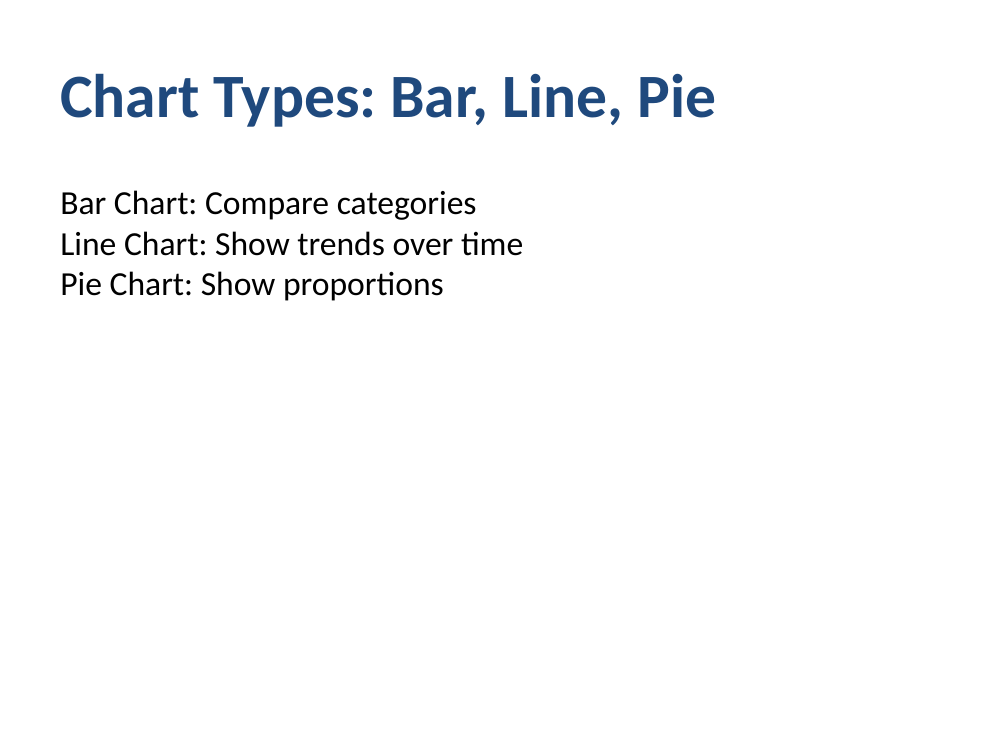
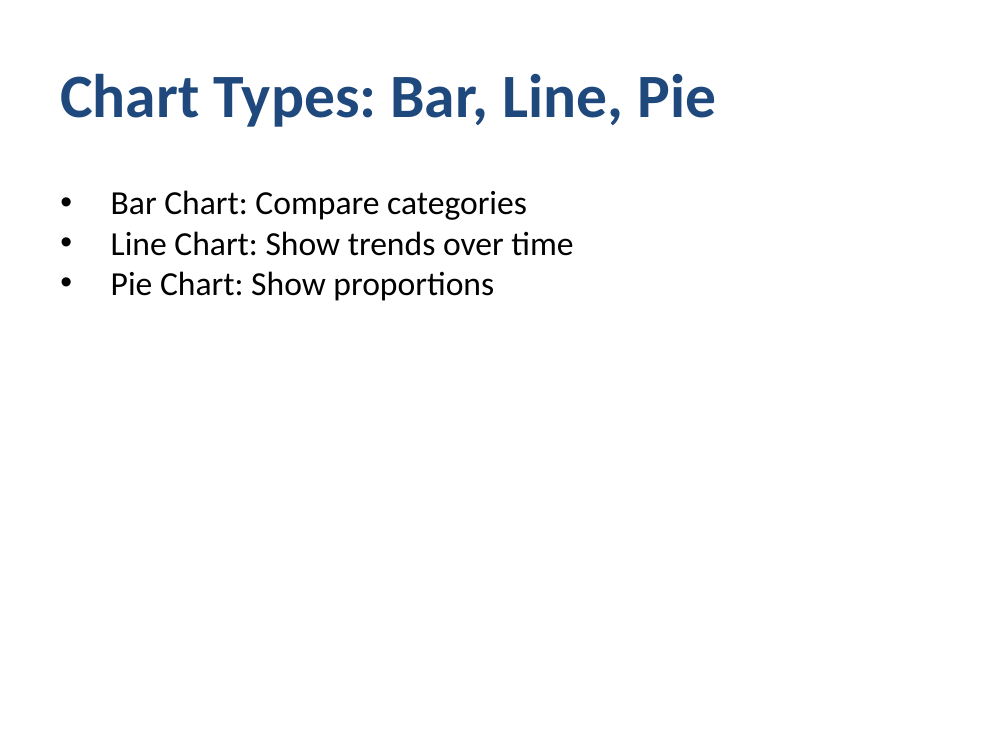
Before and after one commit to yingkitw/ppt-rs, a slide deck: slide 8 of comprehensive_demo.pptx. Drawn at 1008x756 pixels with LibreOffice and Linux fonts; fonts in the diff are those of the drawing. Boxes give left, top, right and bottom in pixels: in the first picture for what was removed or moved away, otherwise in the second. Text is boxed around its words. In the diff, an @@ line names an element or a change of style, - is before the commit and + after.

Commit message:
Enhance README and TODO with new template and theme features; update demo with bullet styles and image handling
- Added sections for presentation templates and themes in README.md, showcasing usage examples for business proposals, status reports, and various themes.
- Expanded TODO.md to reflect the completion of the template system and layout helpers.
- Updated comprehensive_demo.rs to demonstrate new bullet styles (numbered, lettered, roman, custom) and image loading from base64 and bytes.
- Introduced new image handling capabilities in the generator, allowing images to be created from various sources.

```diff
--- a/comprehensive_demo.pptx
+++ b/comprehensive_demo.pptx
@@ text "Bar Chart: Compare categories" at bbox=[111, 190, 573, 301]: bullet none to • @@
```
Also in this commit, not shown: 4 other slides changed, 11 slides added, 32 other files.
